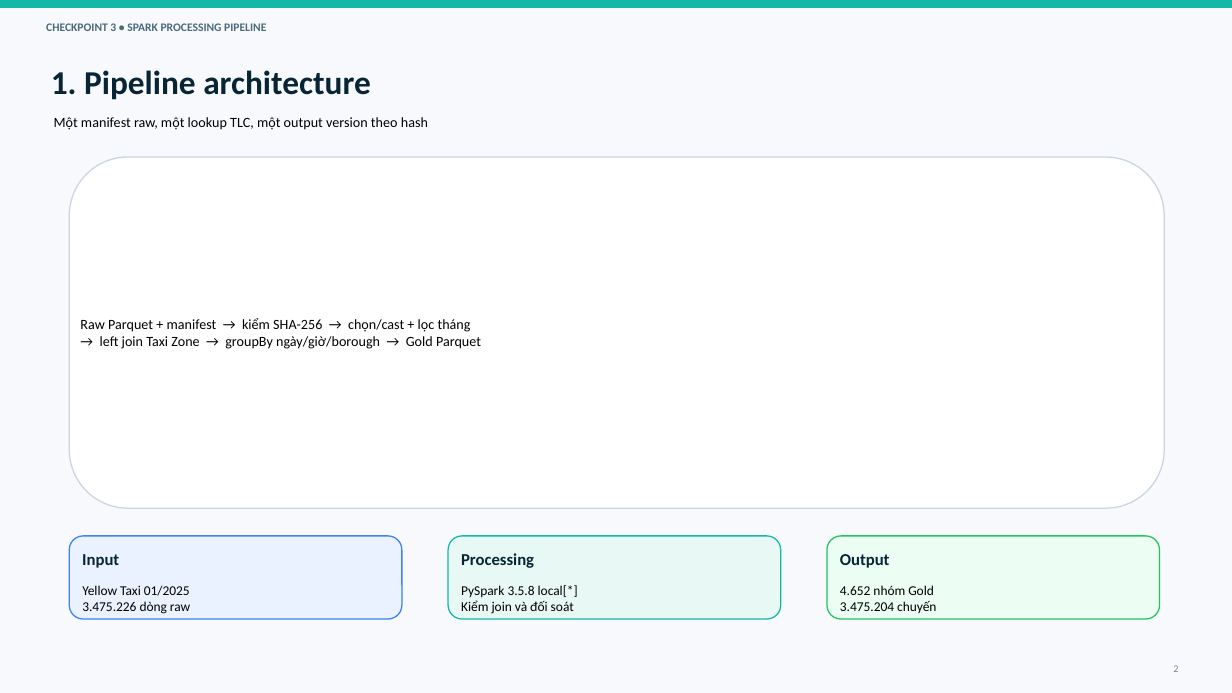
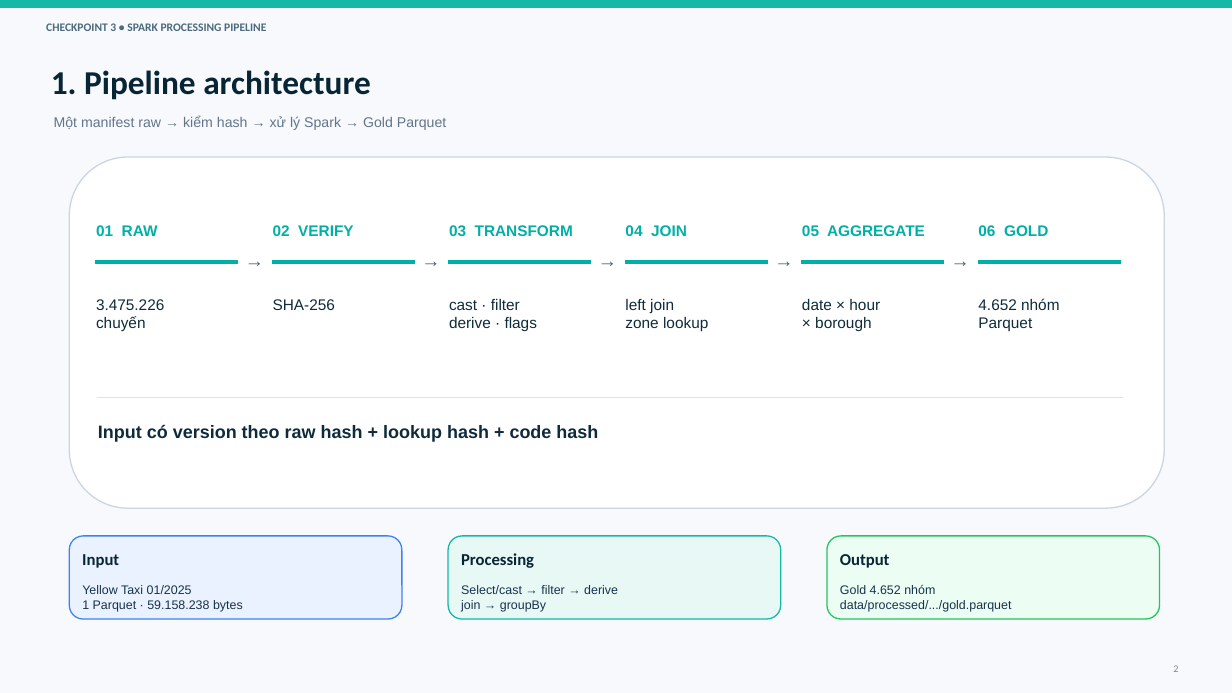
Before and after one commit to luxk-ie/big-data-spark, a slide deck: slide 2 of reports/Checkpoint3_Report.pptx. Drawn at 1232x693 pixels with LibreOffice and Linux fonts; fonts in the diff are those of the drawing. Boxes give left, top, right and bottom in pixels: in the first picture for what was removed or moved away, otherwise in the second. Text is boxed around its words. In the diff, an @@ line names an element or a change of style, - is before the commit and + after.

Commit message:
Finalize Checkpoint 3 reports and portable ingest code
Group 13: Nguyễn Phú Vinh. Updates the current report while retaining the checkpoint-specific report versions.

```diff
--- a/reports/Checkpoint3_Report.pptx
+++ b/reports/Checkpoint3_Report.pptx
@@ text at (54, 116, 446, 130): text changed; font Calibri to Arial; text colour #000000 to #64748B @@
-Một manifest raw, một lookup TLC, một output version theo hash
+Một manifest raw → kiểm hash → xử lý Spark → Gold Parquet
@@ text added at (96, 225, 158, 236), 12 pt, text #00B0A6, bold @@
+01 RAW
@@ text added at (273, 225, 354, 236), 12 pt, text #00B0A6, bold @@
+02 VERIFY
@@ text added at (449, 225, 573, 236), 12 pt, text #00B0A6, bold @@
+03 TRANSFORM
@@ text added at (625, 225, 687, 236), 12 pt, text #00B0A6, bold @@
+04 JOIN
@@ text added at (802, 225, 925, 236), 12 pt, text #00B0A6, bold @@
+05 AGGREGATE
@@ text added at (978, 225, 1048, 236), 12 pt, text #00B0A6, bold @@
+06 GOLD
@@ line added from (95, 262) to (238, 262), #00B0A6 3 pt @@
@@ text added at (244, 248, 266, 277), 15 pt, text #4F6574, bold @@
+→
@@ line added from (272, 262) to (415, 262), #00B0A6 3 pt @@
@@ text added at (421, 248, 443, 277), 15 pt, text #4F6574, bold @@
+→
@@ line added from (448, 262) to (592, 262), #00B0A6 3 pt @@
@@ text added at (597, 248, 619, 277), 15 pt, text #4F6574, bold @@
+→
@@ line added from (625, 262) to (768, 262), #00B0A6 3 pt @@
@@ text added at (774, 248, 796, 277), 15 pt, text #4F6574, bold @@
+→
@@ line added from (801, 262) to (945, 262), #00B0A6 3 pt @@
@@ text added at (950, 248, 972, 277), 15 pt, text #4F6574, bold @@
+→
@@ line added from (978, 262) to (1121, 262), #00B0A6 3 pt @@
@@ text added at (96, 299, 164, 331), 12 pt, text #0E2B3B @@
+3.475.226
+chuyến
@@ text added at (273, 299, 335, 310), 12 pt, text #0E2B3B @@
+SHA-256
@@ text added at (449, 299, 537, 331), 12 pt, text #0E2B3B @@
+cast · filter
+derive · flags
@@ text added at (625, 299, 708, 332), 12 pt, text #0E2B3B @@
+left join
+zone lookup
@@ text added at (802, 299, 880, 331), 12 pt, text #0E2B3B @@
+date × hour
+× borough
@@ text added at (978, 298, 1059, 331), 12 pt, text #0E2B3B @@
+4.652 nhóm
+Parquet
@@ text removed at (80, 318, 481, 349) @@
-Raw Parquet + manifest → kiểm SHA-256 → chọn/cast + lọc tháng
-→ left join Taxi Zone → groupBy ngày/giờ/borough → Gold Parquet
@@ line added from (97, 397) to (1123, 397), #DAE4EA 1 pt @@
@@ text added at (98, 424, 598, 442), 14 pt, text #0E2B3B, bold @@
+Input có version theo raw hash + lookup hash + code hash
@@ text at (82, 585, 192, 594): size 10.5 to 9.7 pt, font Calibri to Arial, text colour #000000 to #17324D in "Yellow Taxi 01/2025" @@
@@ text at (461, 585, 618, 612): text changed; size 10.5 to 9.7 pt; font Calibri to Arial; text colour #000000 to #17324D @@
-PySpark 3.5.8 local[*]
-Kiểm join và đối soát
+Select/cast → filter → derive
+join → groupBy
@@ text at (840, 585, 1012, 612): text changed; size 10.5 to 9.7 pt; font Calibri to Arial; text colour #000000 to #17324D @@
-4.652 nhóm Gold
-3.475.204 chuyến
+Gold 4.652 nhóm
+data/processed/.../gold.parquet
@@ text at (82, 600, 243, 612): text changed; size 10.5 to 9.7 pt; font Calibri to Arial; text colour #000000 to #17324D @@
-3.475.226 dòng raw
+1 Parquet · 59.158.238 bytes
```
Also in this commit, not shown: 5 other slides changed, 1 slide added, 20 other files.
